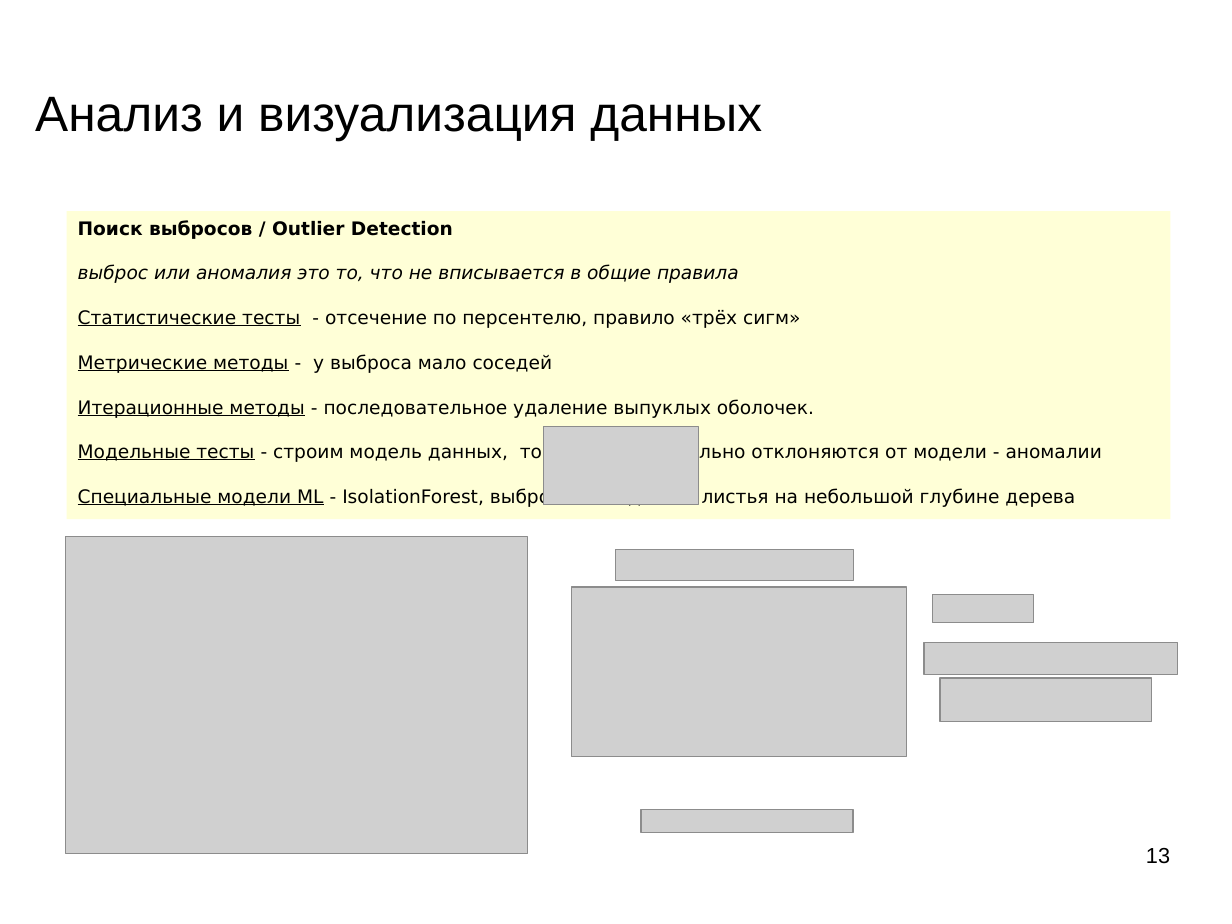
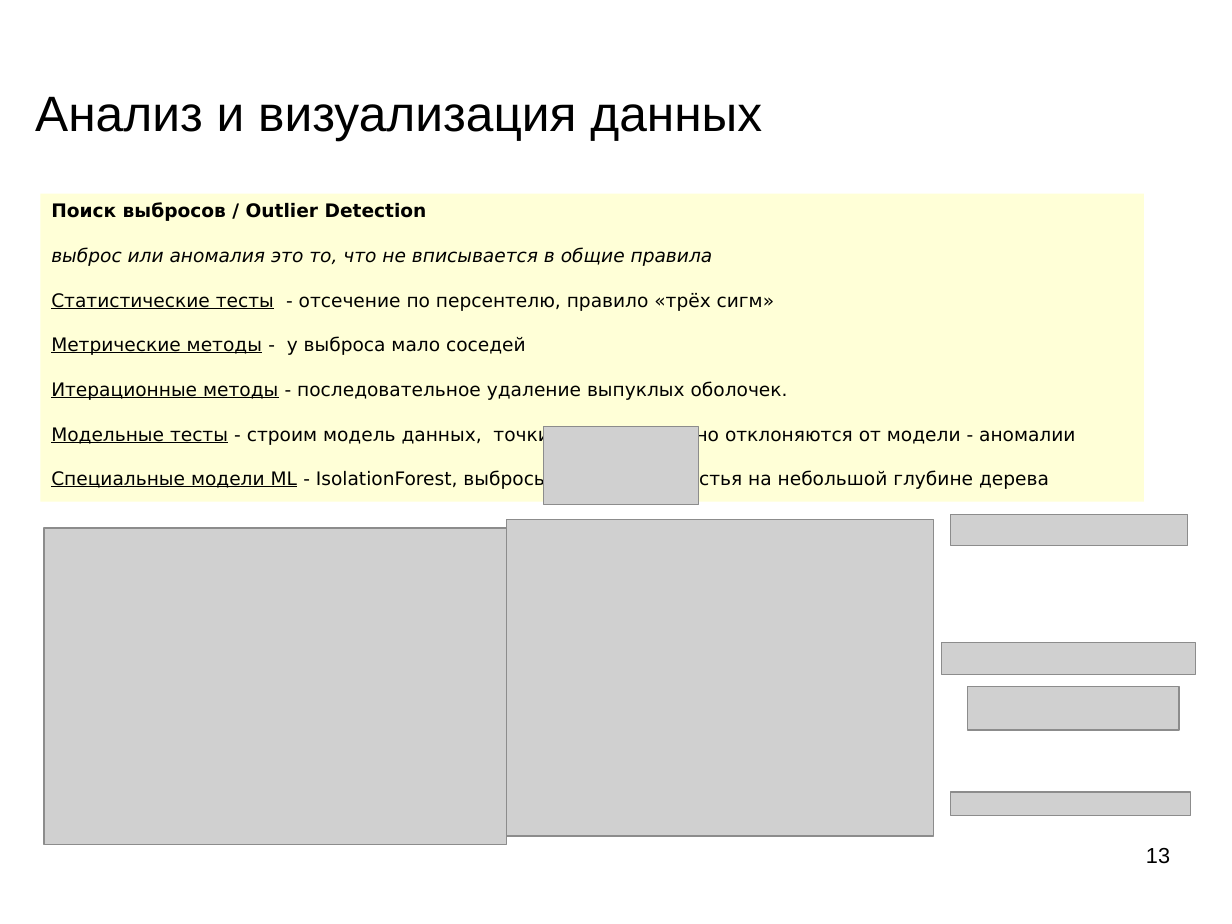
Before and after one commit to mechanoid5/ml_lectorium_2026_I, a slide deck: slide 13 of 04-eda.odp. Drawn at 1232x924 pixels with LibreOffice and Linux fonts; fonts in the diff are those of the drawing; grey boxes stand for pictures; background and template pictures are left out. Boxes give left, top, right and bottom in pixels: in the first picture for what was removed or moved away, otherwise in the second. Text is boxed around its words. In the diff, an @@ line names an element or a change of style, - is before the commit and + after.

```diff
--- a/04-eda.odp
+++ b/04-eda.odp
@@ rectangle "Поиск выбросов / Outlier Detection": place and size @@
-rectangle "Поиск выбросов / Outlier Detection" at (67,211,1172,520)
+rectangle "Поиск выбросов / Outlier Detection" at (40,193,1145,502)
@@ picture: place and size @@
-picture at (66,537,529,853)
+picture at (44,528,506,844)
@@ picture: place and size @@
-picture at (572,587,907,757)
+picture at (506,520,934,836)
@@ picture: place and size @@
-picture at (934,595,1034,623)
+picture at (950,514,1188,546)
@@ picture: place and size @@
-picture at (925,643,1178,675)
+picture at (942,643,1196,675)
@@ picture: place and size @@
-picture at (940,679,1152,722)
+picture at (968,686,1179,730)
@@ picture removed at (642,809,854,833) @@
@@ picture: place and size @@
-picture at (616,549,854,580)
+picture at (950,793,1191,816)
```
Also in this commit, not shown: 3 other files.
